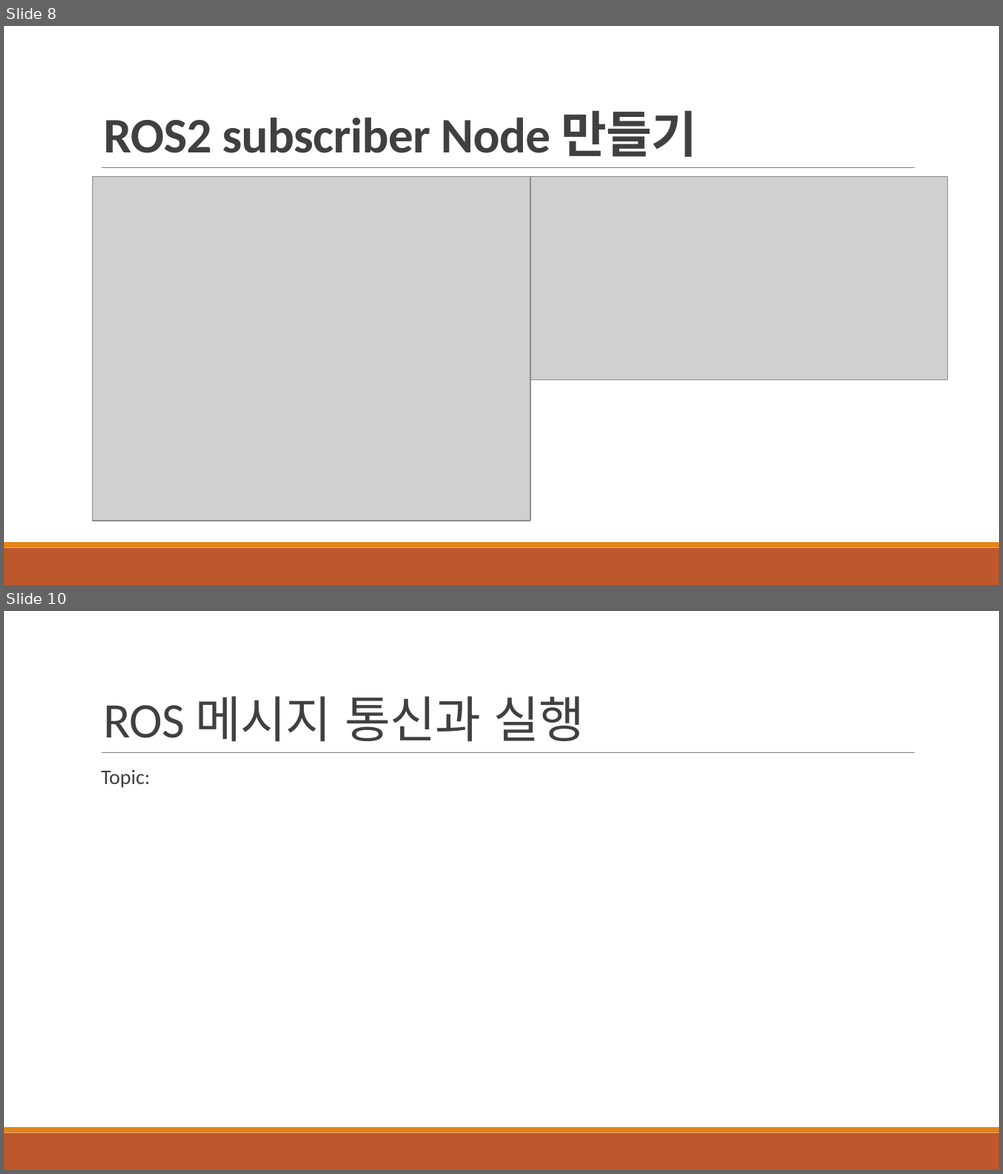
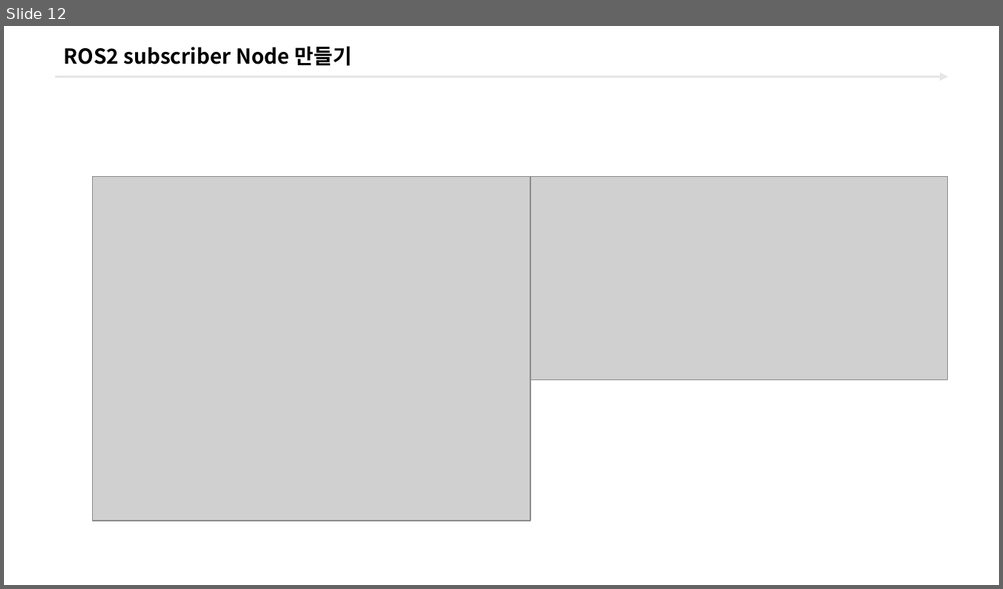
Before and after one commit to freshmea/ict_robot_dajung, a slide deck: pdf_ppt/3. ROS2/교안_ROS2 터틀봇_바인드소프트_2일차교욱.pptx. Shown one above the other, each under a label of ours: slides 8 and 10 before the commit, slide 12 after it; the slides between them are not shown. The pictures are 1003x1174 and 1003x589 pixels, drawn with LibreOffice and Linux fonts; fonts in the diff are those of the drawing; grey boxes stand for pictures; background and template pictures are left out. Boxes give left, top, right and bottom in pixels: in the first picture for what was removed or moved away, otherwise in the second. Text is boxed around its words. In the diff, an @@ line names an element or a change of style, - is before the commit and + after.

```diff
--- a/pdf_ppt/3. ROS2/교안_ROS2 터틀봇_바인드소프트_2일차교욱.pptx
+++ b/pdf_ppt/3. ROS2/교안_ROS2 터틀봇_바인드소프트_2일차교욱.pptx
@@ slide 10 removed at box(4, 611, 999, 1170), background #FFFFFF; not listed: 3 template elements that a slide beside it also shows @@
@@ title removed at box(103, 696, 585, 742) @@
-ROS 메시지 통신과 실행
@@ text removed at box(101, 770, 150, 788) @@
-  Topic:
@@ what was slide 8 is now slide 12 @@
@@ slide 12 changed as well @@
@@ title "ROS2 subscriber Node 만들기": place and size @@
-title "ROS2 subscriber Node 만들기" at box(103, 110, 697, 157)
+title "ROS2 subscriber Node 만들기" at box(64, 46, 352, 66)
@@ title "ROS2 subscriber Node 만들기" at box(64, 46, 352, 66): size 36 to 15 pt, font Calibri to Noto Sans CJK KR, text colour #404040 to #000000, letter spacing -0.4 to 0 pt; line spacing 0.85 to 1; vertical alignment bottom to middle @@
@@ arrow added from (55, 77) to (948, 77), #E6E6E6 1.5 pt @@
@@ line removed from (102, 168) to (914, 168) @@
@@ rectangle removed at box(4, 548, 999, 585) @@
@@ rectangle removed at box(4, 543, 999, 548) @@
```
Also in this commit, not shown: 7 other slides changed, 6 slides added, 2 other slides removed, 19 other files.
